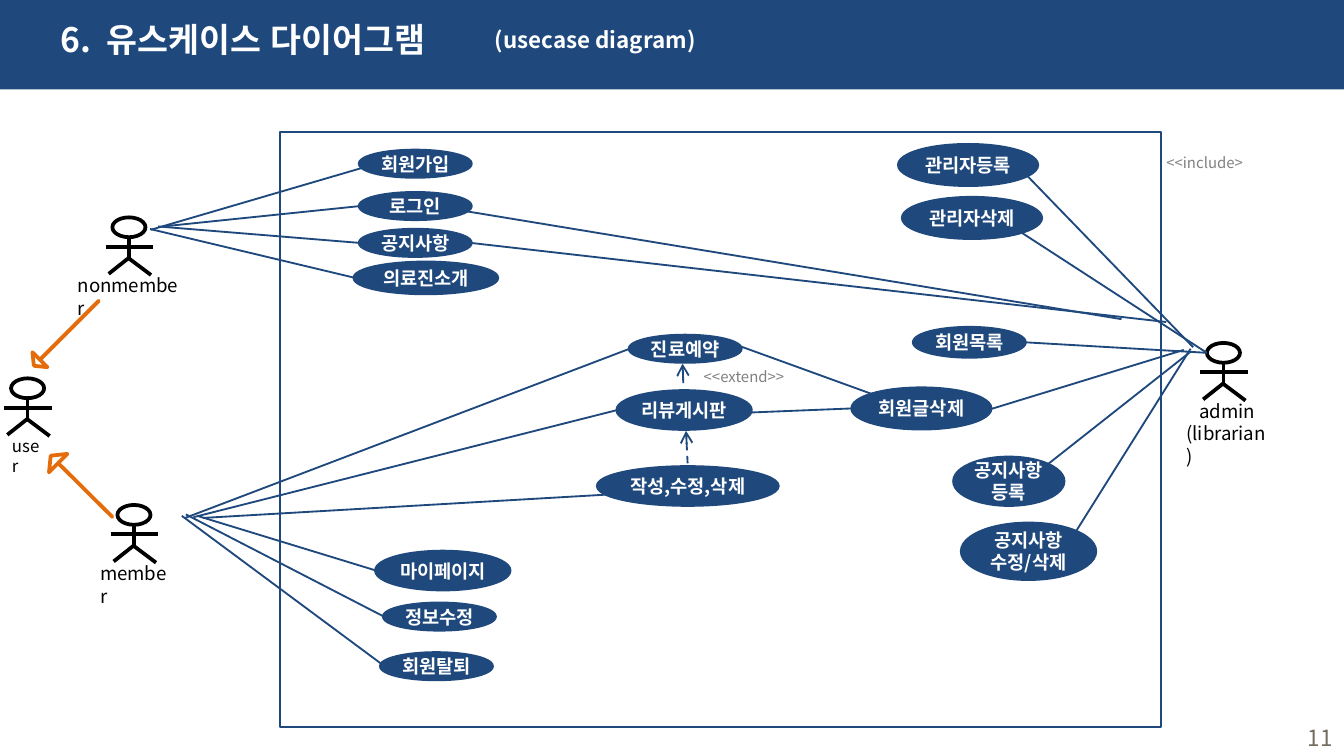
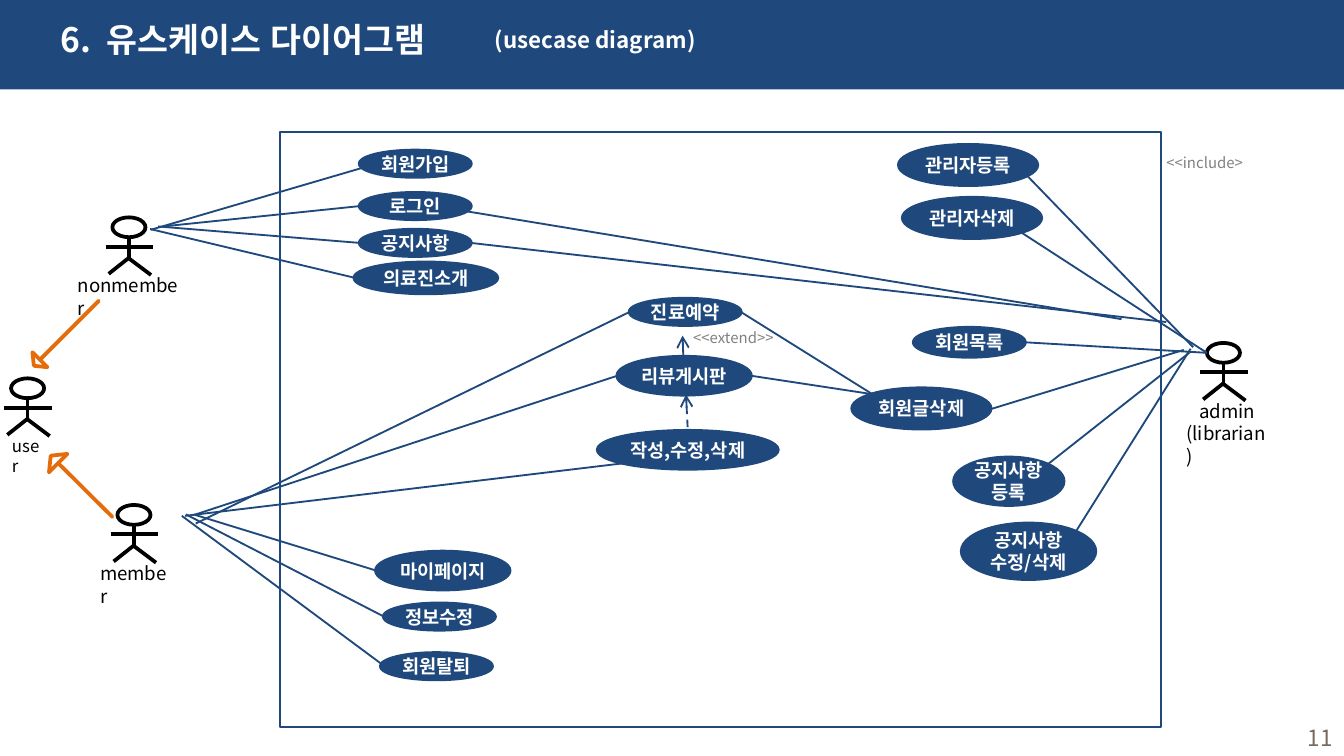
Before and after one commit to haryoung1/1st-dentalproject, a slide deck: slide 11 of 0317_치카치카치과.pptx. Drawn at 1344x756 pixels with LibreOffice and Linux fonts; fonts in the diff are those of the drawing. Boxes give left, top, right and bottom in pixels: in the first picture for what was removed or moved away, otherwise in the second. Text is boxed around its words. In the diff, an @@ line names an element or a change of style, - is before the commit and + after.

```diff
--- a/0317_치카치카치과.pptx
+++ b/0317_치카치카치과.pptx
@@ ellipse "진료예약": place and size @@
-ellipse "진료예약" at box(630, 336, 742, 363)
+ellipse "진료예약" at box(630, 298, 742, 325)
@@ line moved from (630, 349) - (185, 517) to (630, 312) - (196, 524) @@
@@ text "<<extend>>": place and size @@
-text "<<extend>>" at box(704, 370, 785, 382)
+text "<<extend>>" at box(693, 328, 774, 343)
@@ line moved from (872, 394) - (739, 347) to (872, 394) - (741, 312) @@
@@ arrow moved from (683, 364) - (684, 388) to (683, 336) - (684, 360) @@
@@ line moved from (617, 410) - (194, 517) to (617, 376) - (196, 515) @@
@@ line moved from (852, 409) - (749, 413) to (872, 394) - (751, 376) @@
@@ 2 ellipses, 1 arrow: place and size @@
-2 ellipses, 1 arrow at box(598, 391, 778, 505)
+2 ellipses, 1 arrow at box(598, 358, 778, 469)
@@ line moved from (617, 495) - (203, 517) to (624, 464) - (185, 516) @@
@@ line moved from (376, 571) - (198, 516) to (376, 571) - (194, 515) @@
```
Also in this commit, not shown: 3 other slides changed, 2 other files.
